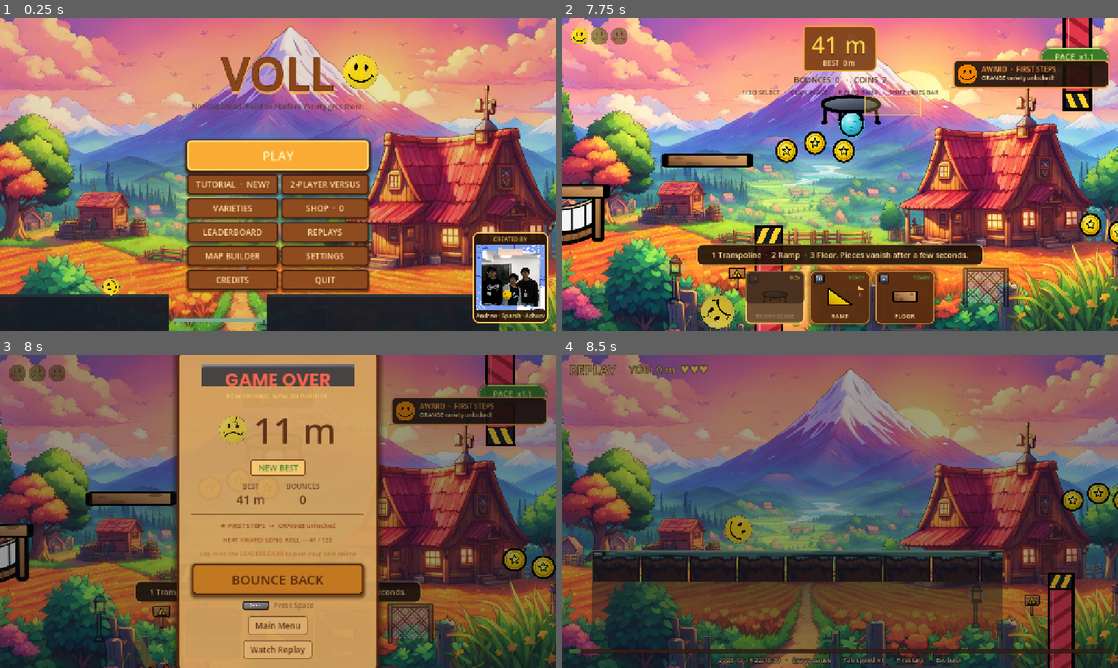
Above: before the commit, frames 1-4 (two rows, left to right).
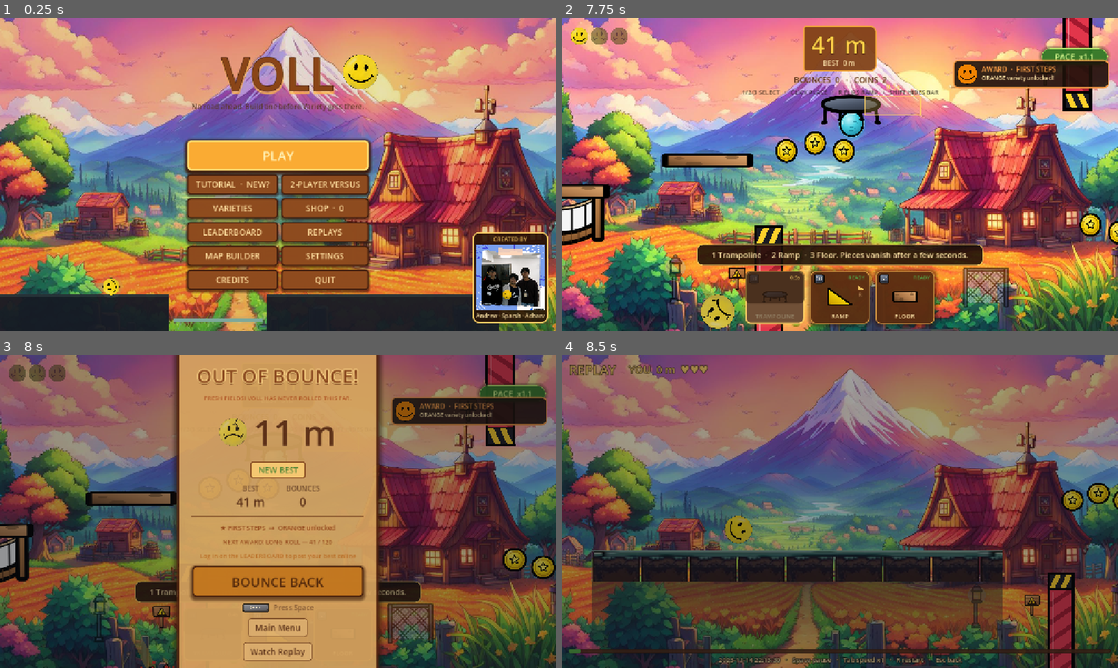
Above: after the commit, the same moments.

Repository: ImSpxrsh/Vollo
Game: Godot game, scene res://scenes/ui/MainMenu.tscn
The game is run twice, just before and just after one commit, with the same random seed, the same clock (stepped at 60 frames per second) and the same inputs. Sound files missing from this copy of the repository are replaced by a short silence.
Inputs (mouse positions are in pixels of both pictures, inside the frame that each line leads up to):
- Up to frame 1 (0.25 s): no input
- Up to frame 2 (7.75 s): click "PLAY" at 0.5 s; click "READY" at 1.25 s; click "READY" at 2 s; click "READY" at 2.75 s; click "READY" at 3.5 s; click "READY" at 4.25 s; click "READY" at 5 s; tap Enter (ui_accept) at 5.75, 6.02 s; move the mouse to (962, 158) at 5.77 s; hold D (move_right) 5.78-6.5 s; tap R (flip_item) at 5.85 s; click (962, 158) at 5.92 s; drag from (728, 190) to (962, 146) at 6.52 s; move the mouse to (895, 105) at 7.27 s; hold D (move_right) from 7.28 s (still down); hold 1 (select_1) from 7.28 s (still down); click (895, 105) at 7.42 s
- Up to frame 3 (8 s): keep holding D (move_right); keep holding 1 (select_1)
- Up to frame 4 (8.5 s): release D (move_right) at 8 s; release 1 (select_1) at 8 s; click "Watch Replay" at 8 s

Frames 1-2 are identical in both runs. In frame 3, 6.2% of the frame differs, in the area x 31-68%, y 0-100%; in frame 4, nothing differs.

Commit message:
Game over screen matches the farm theme
game_over_overlay.gd: replaces the slate GAME OVER banner with a warm "OUT OF BOUNCE!" header styled like the VOLL title, rewrites the verdict lines in the game's voice, and darkens the verdict text so it is readable on the tan panel.

Diff:
--- a/godot/scenes/ui/game_over_overlay.gd
+++ b/godot/scenes/ui/game_over_overlay.gd
@@ -47,7 +47,8 @@
 	var cap := UiArt.load_texture(UiArt.KEYCAP_SPACE)
 	space_cap.texture = cap
 	space_cap.visible = cap != null
-	header_label.text = "CRASHED"
+	header_label.text = "OUT OF BOUNCE!"
+	_style_header()
 	_awards_label = Label.new()
 	_awards_label.name = "AwardsLabel"
 	_awards_label.horizontal_alignment = HORIZONTAL_ALIGNMENT_CENTER
@@ -71,7 +72,19 @@
 	if GameManager.map_from_builder:
 		main_menu_button.text = "Back to Builder"
 	_best_before_run = SaveManager.high_score
-	_apply_header_art()
+
+## Warm farm-style header and readable verdict, matching the VOLL title on the
+## menu (the old slate "GAME OVER" banner clashed with the wooden panel).
+func _style_header() -> void:
+	header_label.visible = true
+	header_label.add_theme_font_size_override("font_size", 44)
+	header_label.add_theme_color_override("font_color", Color("7A3510"))
+	header_label.add_theme_color_override("font_outline_color", Color("FFD98A"))
+	header_label.add_theme_constant_override("outline_size", 10)
+	header_label.add_theme_color_override("font_shadow_color", Color(0.35, 0.14, 0.03, 0.55))
+	header_label.add_theme_constant_override("shadow_offset_x", 0)
+	header_label.add_theme_constant_override("shadow_offset_y", 4)
+	verdict_label.add_theme_color_override("font_color", Color("A8471A"))
 
 func _small_label(node_name: String, color: Color) -> Label:
 	var l := Label.new()
@@ -82,25 +95,6 @@
 	l.add_theme_color_override("font_color", color)
 	l.visible = false
 	return l
-
-func _apply_header_art() -> void:
-	var tex := UiArt.load_texture(UiArt.GAME_OVER_PANEL)
-	if tex == null:
-		return
-	var k := tex.get_size() / Vector2(262.0, 176.0)
-	var atlas := AtlasTexture.new()
-	atlas.atlas = tex
-	atlas.region = Rect2(Vector2(30, 24) * k, Vector2(202, 30) * k)
-	var header_art := TextureRect.new()
-	header_art.name = "HeaderArt"
-	header_art.texture = atlas
-	header_art.custom_minimum_size = Vector2(0, 52)
-	header_art.expand_mode = TextureRect.EXPAND_IGNORE_SIZE
-	header_art.stretch_mode = TextureRect.STRETCH_KEEP_ASPECT_CENTERED
-	header_art.mouse_filter = Control.MOUSE_FILTER_IGNORE
-	header_label.add_sibling(header_art)
-	header_label.visible = false
-	_header_art = header_art
 
 func _on_run_over(distance: int, best: int, is_new_best: bool, bounces: int) -> void:
 	last_distance = distance
@@ -144,7 +138,7 @@
 		header_label.text = "TUTORIAL COMPLETE!" if GameManager.tutorial else "COURSE CLEAR!"
 		_progress_label.text = "You're ready for the real thing. Press PLAY on the menu!" if GameManager.tutorial else "You beat %s." % String(GameManager.custom_map.get("name", "this map"))
 	else:
-		header_label.text = "CRASHED"
+		header_label.text = "OUT OF BOUNCE!"
 		_progress_label.text = "Map: %s" % String(GameManager.custom_map.get("name", "custom"))
 	_progress_label.visible = true
 
@@ -246,14 +240,14 @@
 
 func _run_verdict() -> String:
 	if last_new_best:
-		return "NEW GROUND. NOW GO FURTHER."
+		return "FRESH FIELDS! VOLL HAS NEVER ROLLED THIS FAR."
 	if last_distance < 20:
-		return "BUILD CLOSE. BUILD LATE. TRY AGAIN."
+		return "BUILD AHEAD OF VOLL, NOT UNDER IT."
 	if last_bounces < 2:
-		return "TRAMPOLINES BUY YOU TIME."
+		return "A TRAMPOLINE KEEPS VOLL SMILING."
 	if last_distance >= maxi(1, int(last_best * 0.85)):
-		return "SO CLOSE. ONE MORE RUN."
-	return "EVERY CRASH TEACHES THE NEXT PATH."
+		return "SO CLOSE TO HOME. ONE MORE ROLL!"
+	return "EVERY TUMBLE MAPS THE NEXT PATH."
 
 func _stop_loops() -> void:
 	if _badge_tween and _badge_tween.is_valid():
